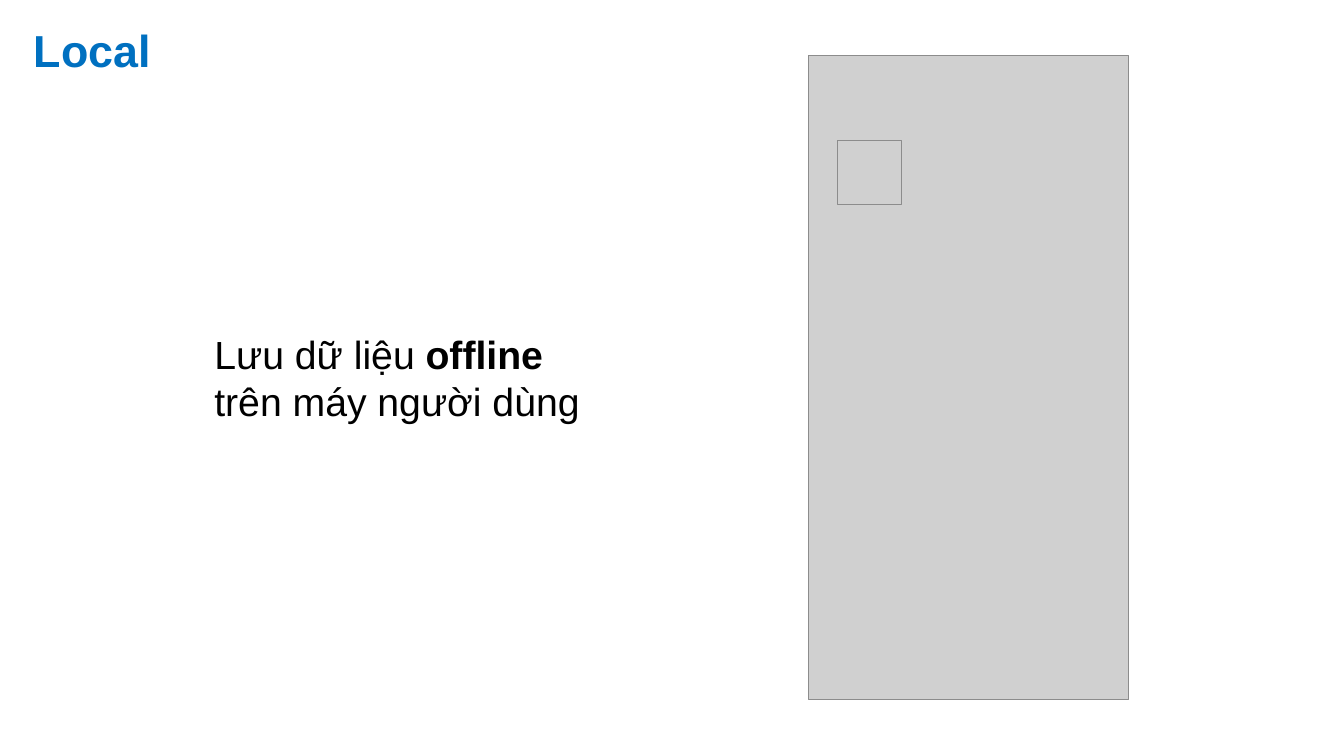
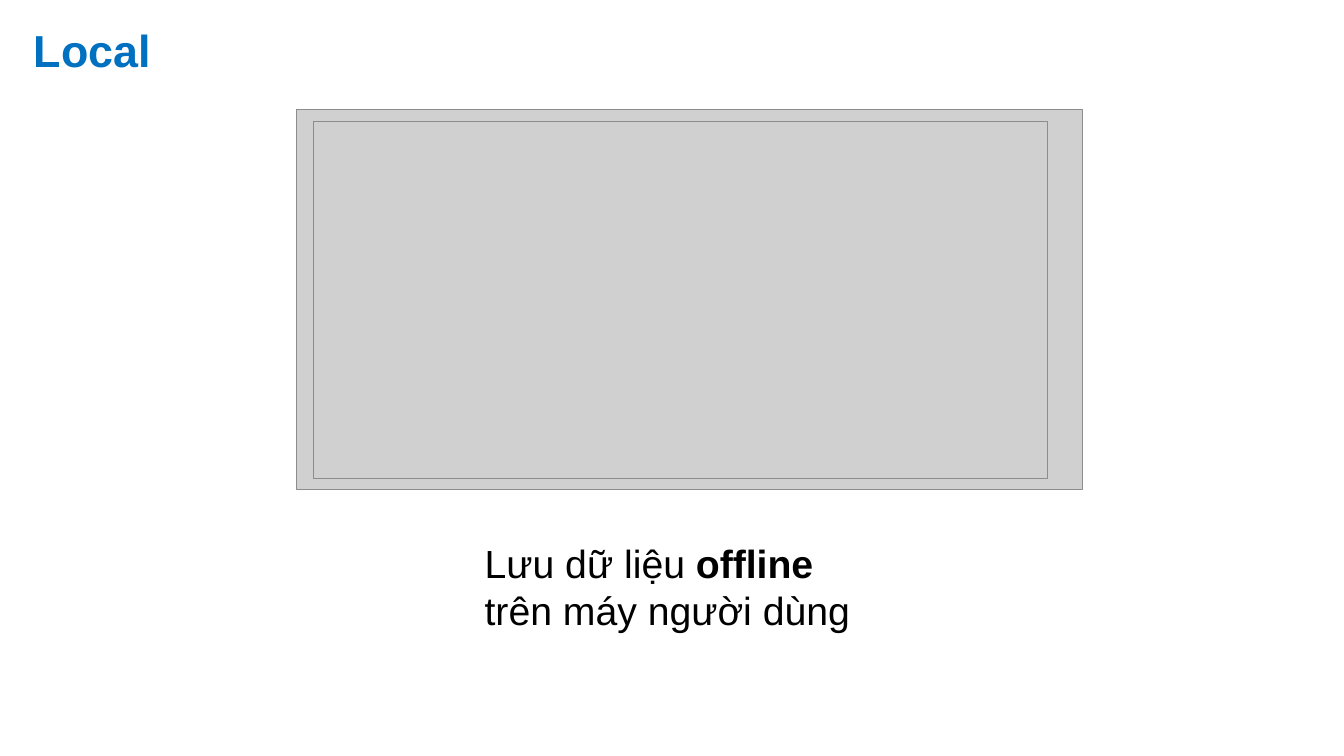
Before and after one commit to anhndd/linexo, a slide deck: slide 6 of Presentation/LineXO/LineXO_Sang.pptx (slide 5 before the commit). Drawn at 1344x756 pixels with LibreOffice and Linux fonts; fonts in the diff are those of the drawing; grey boxes stand for pictures. Boxes give left, top, right and bottom in pixels: in the first picture for what was removed or moved away, otherwise in the second. Text is boxed around its words. In the diff, an @@ line names an element or a change of style, - is before the commit and + after.

```diff
--- a/Presentation/LineXO/LineXO_Sang.pptx
+++ b/Presentation/LineXO/LineXO_Sang.pptx
@@ picture removed at [810, 56, 1129, 701] @@
@@ picture added at [296, 110, 1082, 490] @@
@@ picture added at [314, 122, 1049, 479] @@
@@ picture removed at [838, 141, 901, 206] @@
@@ text "Lưu dữ liệu offline": place and size @@
-text "Lưu dữ liệu offline" at [214, 340, 579, 424]
+text "Lưu dữ liệu offline" at [485, 549, 850, 633]
```
Also in this commit, not shown: 3 other slides changed, 3 slides added.
